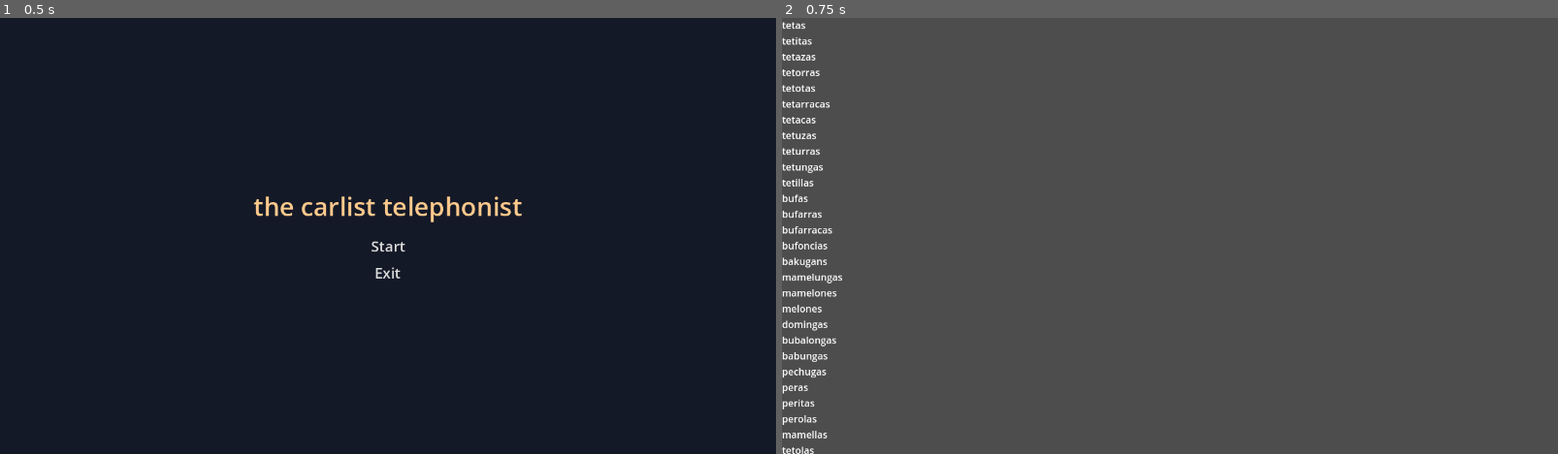
Above: before the commit, frames 1-2 (left to right).
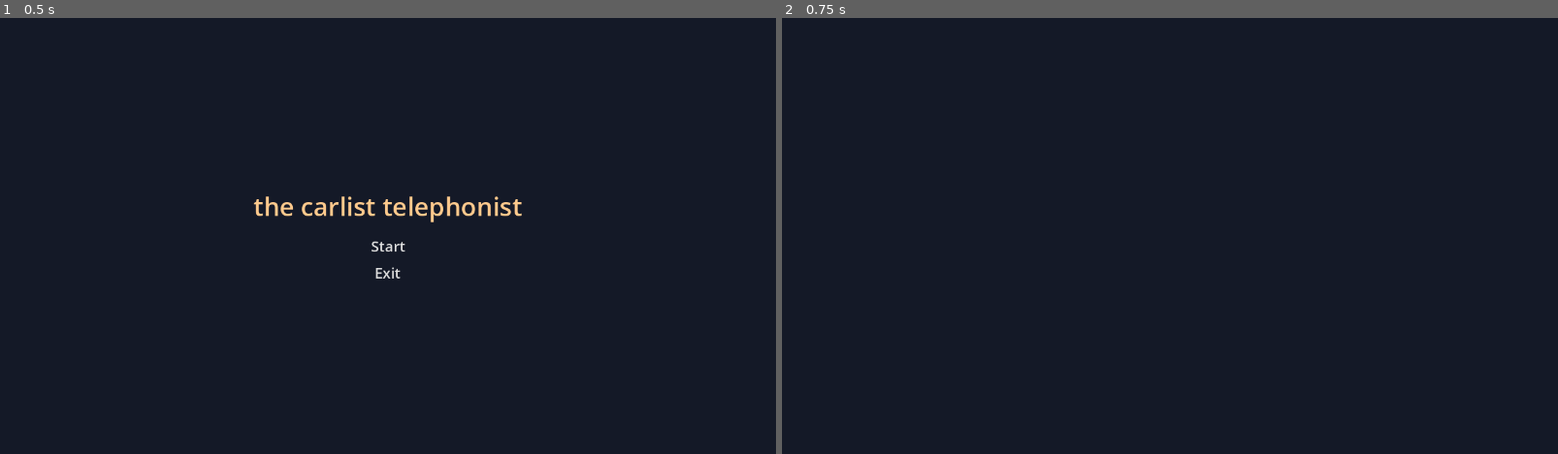
Above: after the commit, the same moments.

Repository: Andrga/ScreamJam
Game: Godot game, scene res://Scenes/MainMenu.tscn
Two runs of this game, one before a commit and one after it. Both use one fixed random seed, a clock stepped at 60 frames per second and the inputs below.
Inputs:
- Up to frame 1 (0.5 s): no input
- Up to frame 2 (0.75 s): click "Start" at 0.5 s

Frame 1 is identical in both runs. In frame 2, 100% of the frame differs, in the area x 0-100%, y 0-100%.

Commit message:
esto asi no funca

Diff:
--- /dev/null
+++ b/scream-jam/Scenes/CreditsScene.tscn
@@ -0,0 +1,44 @@
+[gd_scene format=3 uid="uid://whxja3o8nmc6"]
+
+[node name="Credits" type="Control"]
+layout_mode = 3
+anchors_preset = 15
+anchor_right = 1.0
+anchor_bottom = 1.0
+grow_horizontal = 2
+grow_vertical = 2
+
+[node name="Backcolor" type="ColorRect" parent="."]
+layout_mode = 1
+anchors_preset = 15
+anchor_right = 1.0
+anchor_bottom = 1.0
+grow_horizontal = 2
+grow_vertical = 2
+color = Color(0.0784314, 0.0980392, 0.152941, 1)
+metadata/_edit_use_anchors_ = true
+
+[node name="VideoPlayer" type="VideoStreamPlayer" parent="."]
+layout_mode = 1
+anchors_preset = 15
+anchor_right = 1.0
+anchor_bottom = 1.0
+expand = true
+
+[node name="CreditsContainer" type="Control" parent="."]
+layout_mode = 1
+anchors_preset = 15
+anchor_right = 1.0
+anchor_bottom = 1.0
+grow_horizontal = 2
+grow_vertical = 2
+
+[node name="Line" type="Label" parent="CreditsContainer"]
+layout_mode = 1
+anchors_preset = 10
+anchor_right = 1.0
+offset_top = 600.0
+offset_bottom = 623.0
+grow_horizontal = 2
+size_flags_horizontal = 3
+horizontal_alignment = 1
--- a/scream-jam/Scenes/MainMenu.tscn
+++ b/scream-jam/Scenes/MainMenu.tscn
@@ -24,6 +24,7 @@
 
 [node name="Background" type="TextureRect" parent="."]
 visible = false
+layout_mode = 0
 offset_right = 40.0
 offset_bottom = 40.0
 
--- a/scream-jam/Scenes/TestScene.tscn
+++ /dev/null
@@ -1,36 +0,0 @@
-[gd_scene format=3 uid="uid://whxja3o8nmc6"]
-
-[node name="GameScene" type="Node2D"]
-
-[node name="Label" type="Label" parent="."]
-offset_right = 40.0
-offset_bottom = 23.0
-text = "tetas
-tetitas
-tetazas
-tetorras
-tetotas
-tetarracas
-tetacas
-tetuzas
-teturras
-tetungas
-tetillas
-bufas
-bufarras
-bufarracas
-bufoncias
-bakugans
-mamelungas
-mamelones
-melones
-domingas
-bubalongas
-babungas
-pechugas
-peras
-peritas
-perolas
-mamellas
-tetolas
-gemelas"
--- /dev/null
+++ b/scream-jam/Scripts/credits.gd
@@ -0,0 +1,156 @@
+extends Control
+
+@export var bg_color : Color = Color.BLACK
+@export var to_scene : PackedScene = null
+@export var title_color := Color.GOLD
+@export var text_color := Color.WHITE
+@export var title_font : FontFile = null
+@export var text_font : FontFile = null
+@export var Music : AudioStream = null
+@export var Use_Video_Audio : bool = false
+@export var Video : VideoStream = null
+
+const section_time := 2.0
+const line_time := 0.3
+const base_speed := 70
+const speed_up_multiplier := 10.0
+
+var scroll_speed : float = base_speed
+var speed_up := false
+
+@onready var colorrect := $ColorRect
+@onready var videoplayer := $VideoPlayer
+@onready var line := $CreditsContainer/Line
+var started := false
+var finished := false
+
+var section
+var section_next := true
+var section_timer := 0.0
+var line_timer := 0.0
+var curr_line := 0
+var lines := []
+
+var credits = [
+	[
+		"TETAS"
+	],[
+		"tetitas",
+		"tetazas",
+		"tetazas",
+		"tetorras",
+		"tetotas",
+		"tetarracas",
+		"tetacas",
+		"tetuzas",
+		"teturras",
+		"tetungas",
+		"tetillas",
+		"bufas",
+		"bufarras",
+		"bufarracas",
+		"bufoncias",
+		"bakugans",
+		"mamelungas",
+		"mamelones",
+		"melones",
+		"domingas",
+		"bubalongas",
+		"babungas",
+		"pechugas",
+		"peras",
+		"peritas",
+		"perolas",
+		"mamellas",
+		"tetolas",
+		"gemelas"
+	]
+]
+
+func _ready():
+	colorrect.color = bg_color
+	videoplayer.set_stream(Video)
+	if !Use_Video_Audio:
+		var stream = AudioStreamPlayer.new()
+		stream.set_stream(Music)
+		add_child(stream)
+		videoplayer.set_volume_db(-80)
+		stream.play()
+	else:
+		videoplayer.set_volume_db(0)
+	videoplayer.play()
+
+
+func _process(delta):
+	scroll_speed = base_speed * delta
+
+	if section_next:
+		section_timer += delta * speed_up_multiplier if speed_up else delta
+		if section_timer >= section_time:
+			section_timer -= section_time
+
+			if credits.size() > 0:
+				started = true
+				section = credits.pop_front()
+				curr_line = 0
+				add_line()
+
+	else:
+		line_timer += delta * speed_up_multiplier if speed_up else delta
+		if line_timer >= line_time:
+			line_timer -= line_time
+			add_line()
+
+	if speed_up:
+		scroll_speed *= speed_up_multiplier
+
+	if lines.size() > 0:
+		for l in lines:
+			l.set_global_position(l.get_global_position() - Vector2(0, scroll_speed))
+			if l.get_global_position().y < l.get_line_height():
+				lines.erase(l)
+				l.queue_free()
+	elif started:
+		finish()
+
+
+func finish():
+	if not finished:
+		finished = true
+		if to_scene != null:
+			var path = to_scene.get_path()
+			get_tree().change_scene_to_file(path)
+		else:
+			get_tree().quit()
+
+
+func add_line():
+	var new_line = line.duplicate()
+	new_line.text = section.pop_front()
+	lines.append(new_line)
+	if curr_line == 0:
+		if title_font != null:
+			new_line.set("theme_override_fonts/font", title_font)
+		new_line.set("theme_override_colors/font_color", title_color)
+
+	else:
+		if text_font != null:
+			new_line.set("theme_override_fonts/font", text_font)
+		new_line.set("theme_override_colors/font_color", text_color)
+
+	$CreditsContainer.add_child(new_line)
+
+	if section.size() > 0:
+		curr_line += 1
+		section_next = false
+	else:
+		section_next = true
+
+
+func _unhandled_input(event):
+	if event.is_action_pressed("ui_cancel"):
+		finish()
+	if event.is_action_pressed("ui_down") and !event.is_echo():
+		speed_up = true
+	if event.is_action_released("ui_down") and !event.is_echo():
+		speed_up = false
--- a/scream-jam/Scripts/main_menu.gd
+++ b/scream-jam/Scripts/main_menu.gd
@@ -3,7 +3,7 @@
 
 @onready var start_button: Button = $MarginContainer/VBoxContainer/Start as Button
 @onready var exit_button: Button = $MarginContainer/VBoxContainer/Exit as Button
-@onready var test_scene = preload("res://Scenes/TestScene.tscn")
+@onready var credits_scene = preload("res://Scenes/CreditsScene.tscn")
 
 # Called when the node enters the scene tree for the first time.
 func _ready() -> void:
@@ -16,7 +16,7 @@
 	#pass
 
 func _on_start_down() -> void:
-	get_tree().change_scene_to_packed(test_scene)
+	get_tree().change_scene_to_packed(credits_scene)
 
 func _on_exit_down() -> void:
 	get_tree().quit();
